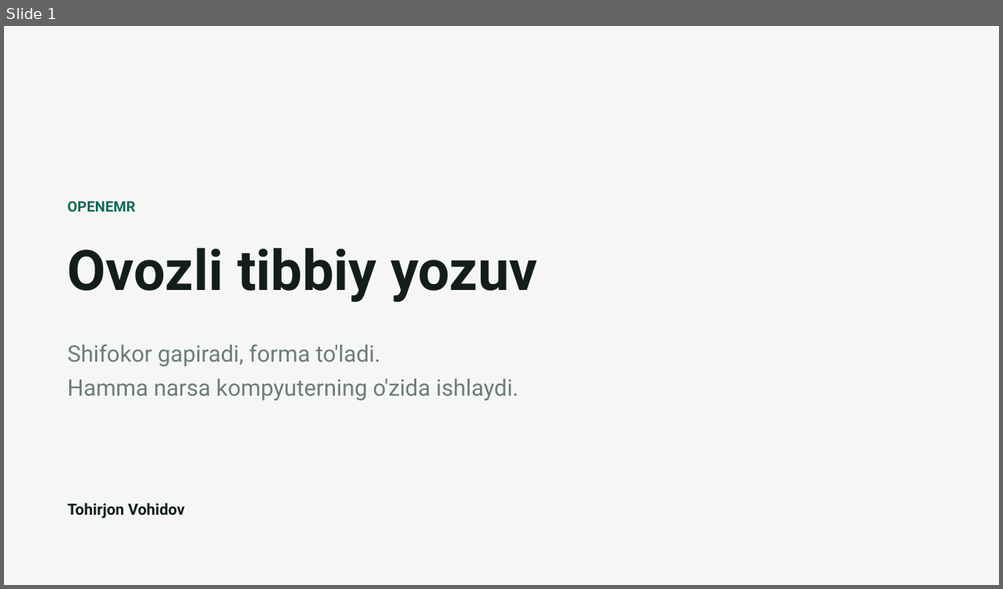
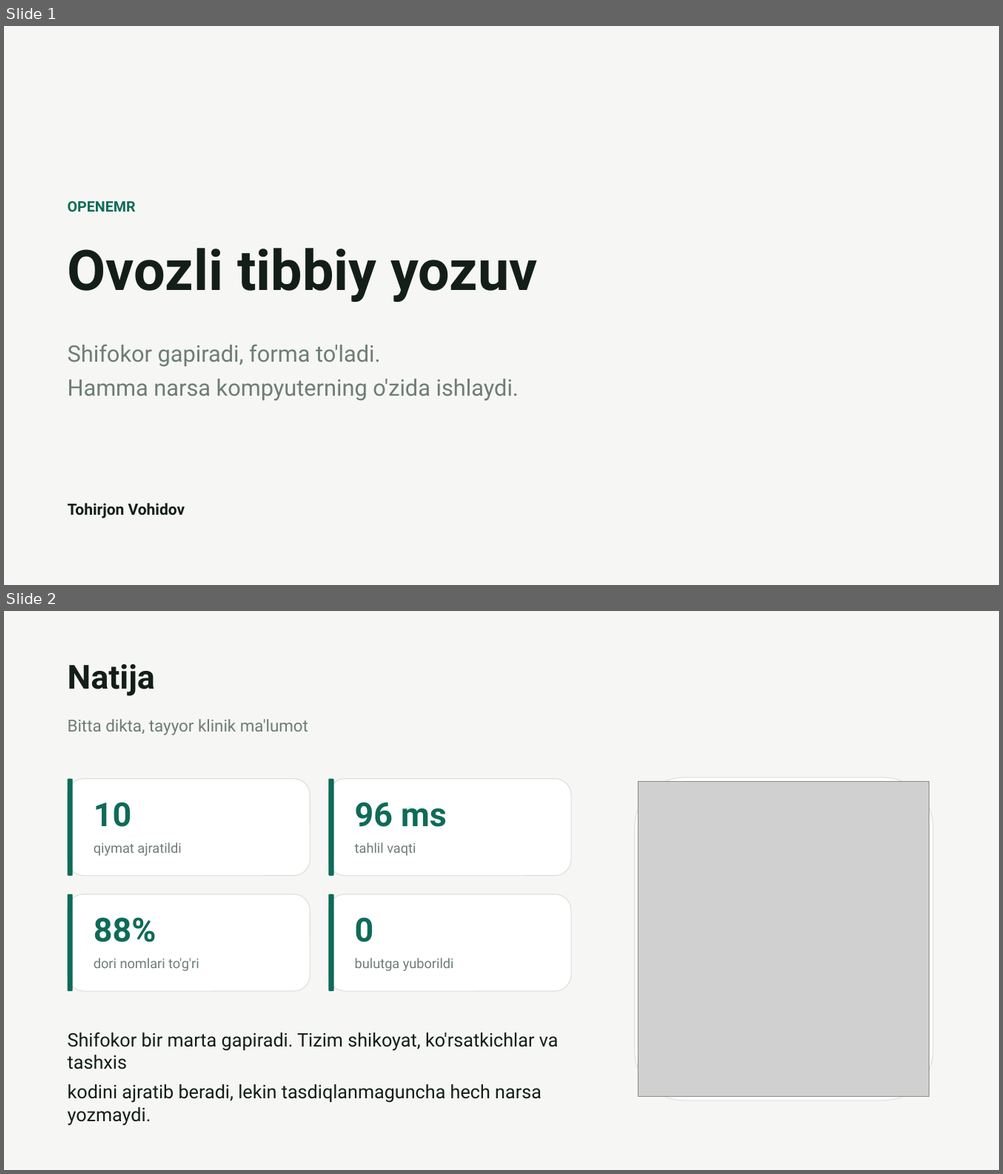
Before and after one commit to VohidovTohirjon/voice-to-text-openemr, a slide deck: docs/OpenEMR-ovozli-yozuv.pptx. Shown one above the other, each under a label of ours: slide 1 before the commit, slides 1 and 2 after it. The pictures are 1003x589 and 1003x1174 pixels, drawn with LibreOffice and Linux fonts; fonts in the diff are those of the drawing; grey boxes stand for pictures. Boxes give left, top, right and bottom in pixels: in the first picture for what was removed or moved away, otherwise in the second. Text is boxed around its words. In the diff, an @@ line names an element or a change of style, - is before the commit and + after.

```diff
--- a/docs/OpenEMR-ovozli-yozuv.pptx
+++ b/docs/OpenEMR-ovozli-yozuv.pptx
@@ slide 2 added at (x1=4, y1=611, x2=999, y2=1170), background #FFFFFF @@
@@ rectangle added at (x1=4, y1=611, x2=999, y2=1170), fill #F6F7F4 @@
@@ text added at (x1=68, y1=664, x2=155, y2=696), 32 pt, text #131E19, bold @@
+Natija
@@ text added at (x1=68, y1=719, x2=308, y2=735), 16 pt, text #6E7D76 @@
+Bitta dikta, tayyor klinik ma'lumot
@@ rounded rectangle added at (x1=68, y1=779, x2=310, y2=876), fill #FFFFFF, outline #D9E0DA 0.75 pt @@
@@ rounded rectangle added at (x1=68, y1=779, x2=73, y2=876), fill #0E6B58 @@
@@ rounded rectangle added at (x1=329, y1=779, x2=571, y2=876), fill #FFFFFF, outline #D9E0DA 0.75 pt @@
@@ rounded rectangle added at (x1=329, y1=779, x2=334, y2=876), fill #0E6B58 @@
@@ rounded rectangle added at (x1=634, y1=777, x2=933, y2=1100), fill #FFFFFF, outline #D9E0DA 0.75 pt @@
@@ picture added at (x1=638, y1=781, x2=929, y2=1096) @@
@@ text added at (x1=94, y1=802, x2=131, y2=827), 32 pt, text #0E6B58, bold @@
+10
@@ text added at (x1=355, y1=802, x2=447, y2=827), 32 pt, text #0E6B58, bold @@
+96 ms
@@ text added at (x1=94, y1=843, x2=181, y2=856), 13 pt, text #6E7D76 @@
+qiymat ajratildi
@@ text added at (x1=355, y1=843, x2=415, y2=856), 13 pt, text #6E7D76 @@
+tahlil vaqti
@@ rounded rectangle added at (x1=68, y1=894, x2=310, y2=991), fill #FFFFFF, outline #D9E0DA 0.75 pt @@
@@ rounded rectangle added at (x1=68, y1=894, x2=73, y2=991), fill #0E6B58 @@
@@ rounded rectangle added at (x1=329, y1=894, x2=571, y2=991), fill #FFFFFF, outline #D9E0DA 0.75 pt @@
@@ rounded rectangle added at (x1=329, y1=894, x2=334, y2=991), fill #0E6B58 @@
@@ text added at (x1=94, y1=917, x2=156, y2=943), 32 pt, text #0E6B58, bold @@
+88%
@@ text added at (x1=355, y1=917, x2=374, y2=943), 32 pt, text #0E6B58, bold @@
+0
@@ text added at (x1=94, y1=958, x2=199, y2=971), 13 pt, text #6E7D76 @@
+dori nomlari to'g'ri
@@ text added at (x1=355, y1=958, x2=454, y2=971), 13 pt, text #6E7D76 @@
+bulutga yuborildi
@@ text added at (x1=68, y1=1033, x2=558, y2=1126), 18 pt, text #131E19 @@
+Shifokor bir marta gapiradi. Tizim shikoyat, ko'rsatkichlar va tashxis
+kodini ajratib beradi, lekin tasdiqlanmaguncha hech narsa yozmaydi.
```
Also in this commit, not shown: 4 slides changed, 1 other slide added, 1 slide removed, 2 other files.
